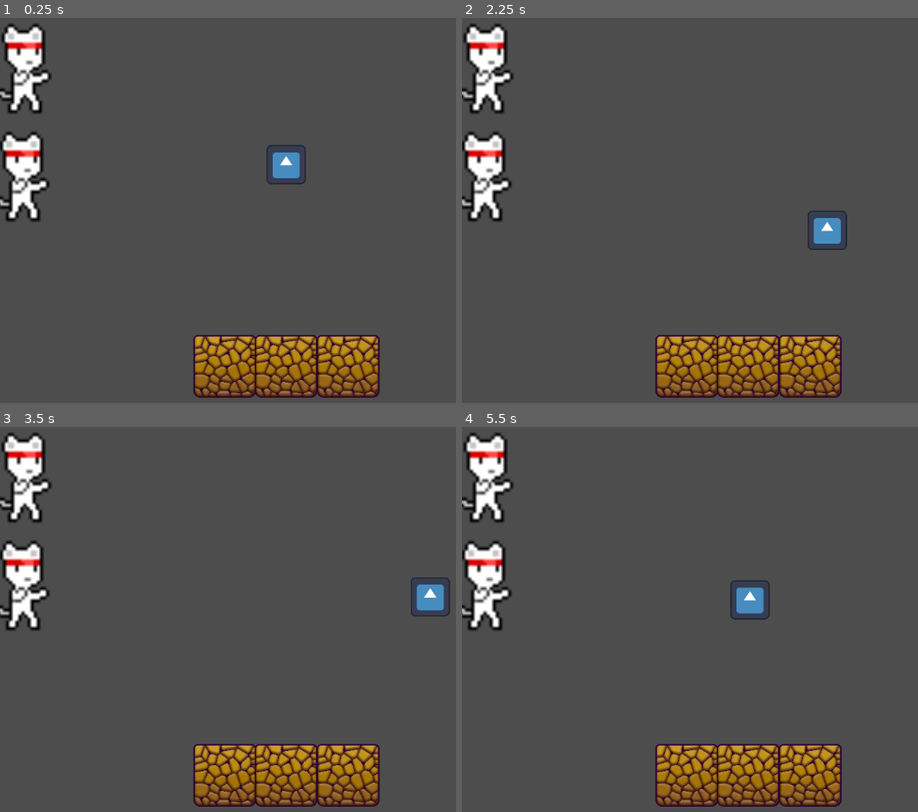
Above: before the commit, frames 1-4 (two rows, left to right).
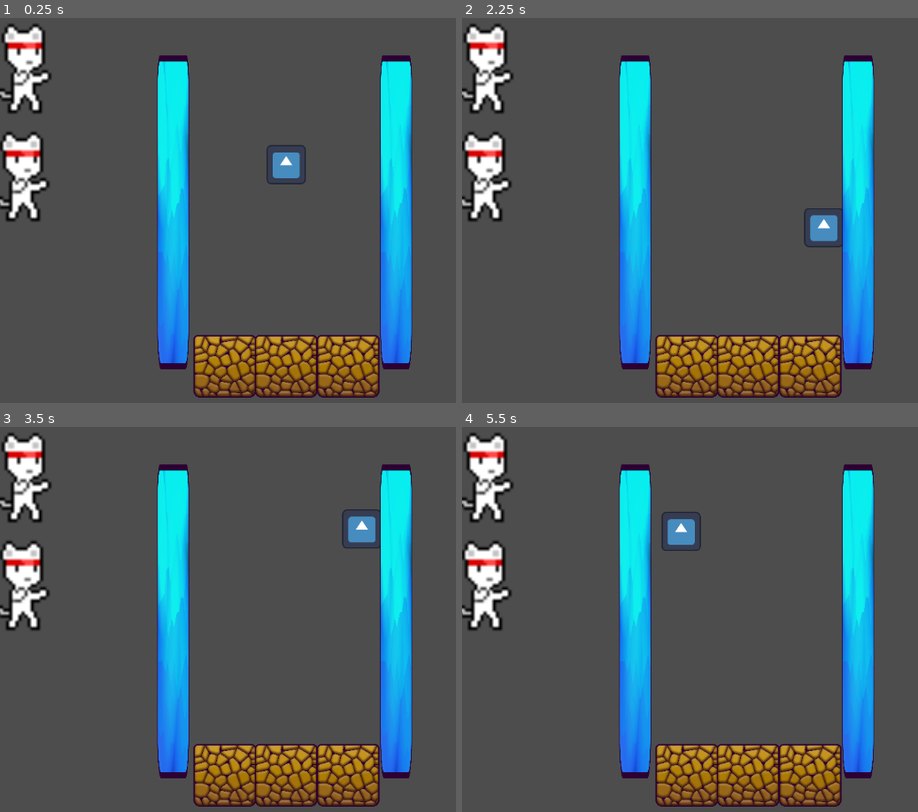
Above: after the commit, the same moments.

Repository: XnoahR/godot_project1
Game: Godot game, scene res://main.tscn
Two runs of this game, one before a commit and one after it. Both use one fixed random seed, a clock stepped at 60 frames per second and the inputs below. The engine's default icon, where the game draws it, is replaced by a stand-in: a white triangle on a blue panel in a dark square.
Inputs:
- Up to frame 1 (0.25 s): no input
- Up to frame 2 (2.25 s): tap Enter at 0.5 s; hold Right (ui_right) 0.53-1.28 s; hold Down (ui_down) 1.28-2.03 s; hold Right (ui_right) from 2.03 s (still down)
- Up to frame 3 (3.5 s): release Right (ui_right) at 2.78 s; hold Up (ui_up) from 2.78 s (still down)
- Up to frame 4 (5.5 s): release Up (ui_up) at 3.53 s; hold Left (ui_left) 3.53-5.03 s; hold Down (ui_down) from 5.03 s (still down)

The runs differ from the first frame. In frame 1, 12% of the frame differs, in the area x 34-91%, y 9-92%; in frame 2, 12%; in frame 3, 13%; in frame 4, 13%.

Commit message:
L10 - StaticBody2D, Constant override, Physical Material Override

Diff:
--- a/main.tscn
+++ b/main.tscn
@@ -1,16 +1,22 @@
-[gd_scene load_steps=8 format=3 uid="uid://bckem1mar2gwh"]
+[gd_scene load_steps=11 format=3 uid="uid://bckem1mar2gwh"]
 
 [ext_resource type="Script" path="res://scripts/main.gd" id="1_sjj55"]
 [ext_resource type="Script" path="res://scripts/cat.gd" id="2_y4332"]
 [ext_resource type="PackedScene" uid="uid://d3ricrmjkk7d" path="res://cat.tscn" id="3_75gkc"]
 [ext_resource type="Texture2D" uid="uid://xs85lil8kwh1" path="res://Background/ground.png" id="4_7q1a2"]
 [ext_resource type="Texture2D" uid="uid://c8dl1dw0n27ax" path="res://icon.svg" id="4_iyj2j"]
+[ext_resource type="Texture2D" uid="uid://cefk0hmlrrcoy" path="res://Background/iceRock.png" id="6_hdh7e"]
 
 [sub_resource type="RectangleShape2D" id="RectangleShape2D_w0t3k"]
 size = Vector2(100, 99)
 
 [sub_resource type="RectangleShape2D" id="RectangleShape2D_i6at3"]
 size = Vector2(64, 64)
+
+[sub_resource type="RectangleShape2D" id="RectangleShape2D_jradi"]
+size = Vector2(46, 508)
+
+[sub_resource type="PhysicsMaterial" id="PhysicsMaterial_6bje3"]
 
 [node name="Main" type="Node2D"]
 script = ExtResource("1_sjj55")
@@ -69,3 +75,27 @@
 
 [node name="CollisionShape2D" type="CollisionShape2D" parent="Godot"]
 shape = SubResource("RectangleShape2D_i6at3")
+
+[node name="StaticBody2D" type="StaticBody2D" parent="."]
+position = Vector2(282, 333)
+
+[node name="IceRock" type="Sprite2D" parent="StaticBody2D"]
+scale = Vector2(0.1, 1)
+texture = ExtResource("6_hdh7e")
+
+[node name="CollisionShape2D" type="CollisionShape2D" parent="StaticBody2D"]
+position = Vector2(-1, 0)
+shape = SubResource("RectangleShape2D_jradi")
+
+[node name="StaticBody2D2" type="StaticBody2D" parent="."]
+position = Vector2(645, 333)
+physics_material_override = SubResource("PhysicsMaterial_6bje3")
+constant_linear_velocity = Vector2(0, -250)
+
+[node name="IceRock" type="Sprite2D" parent="StaticBody2D2"]
+scale = Vector2(0.1, 1)
+texture = ExtResource("6_hdh7e")
+
+[node name="CollisionShape2D" type="CollisionShape2D" parent="StaticBody2D2"]
+position = Vector2(-1, 0)
+shape = SubResource("RectangleShape2D_jradi")
